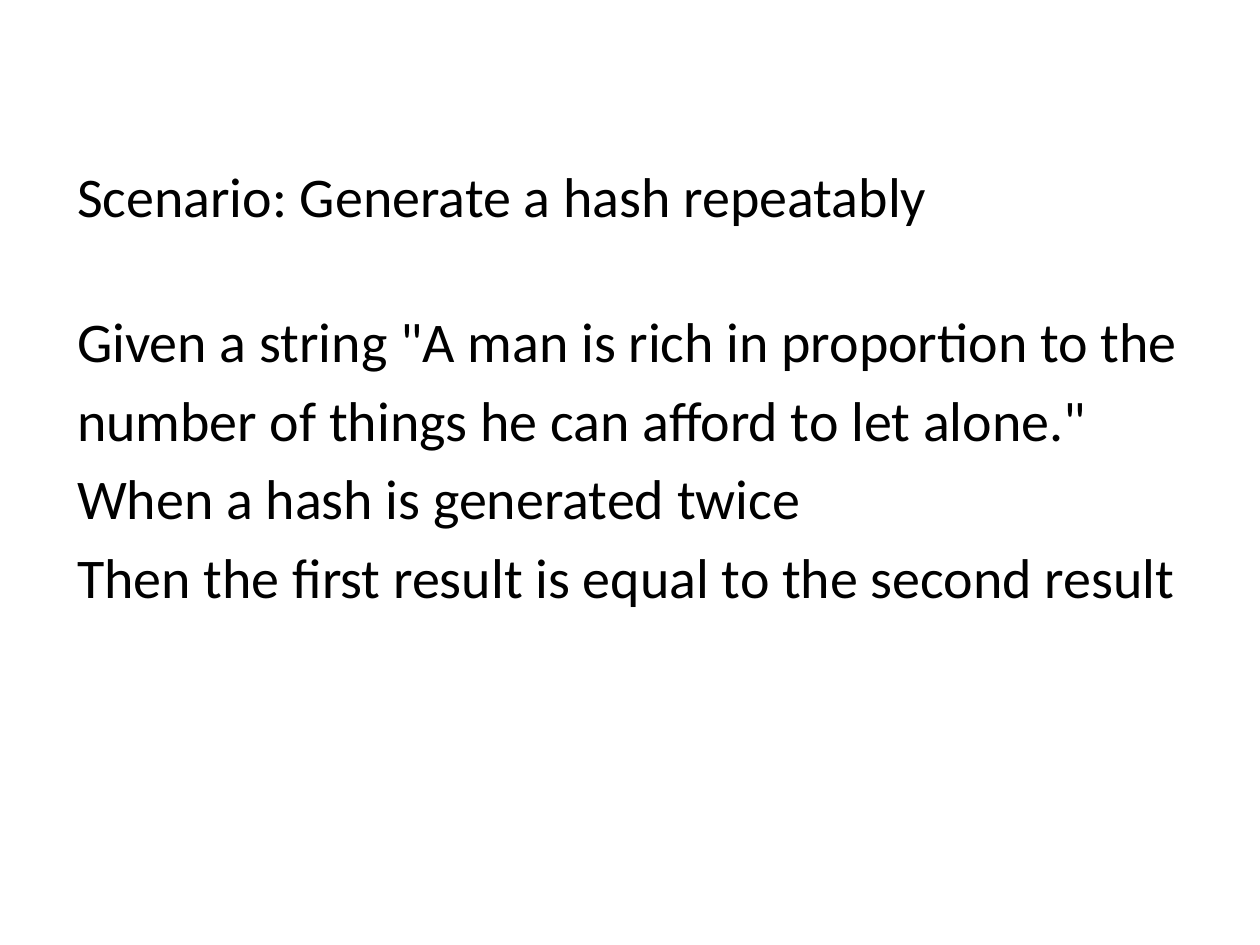
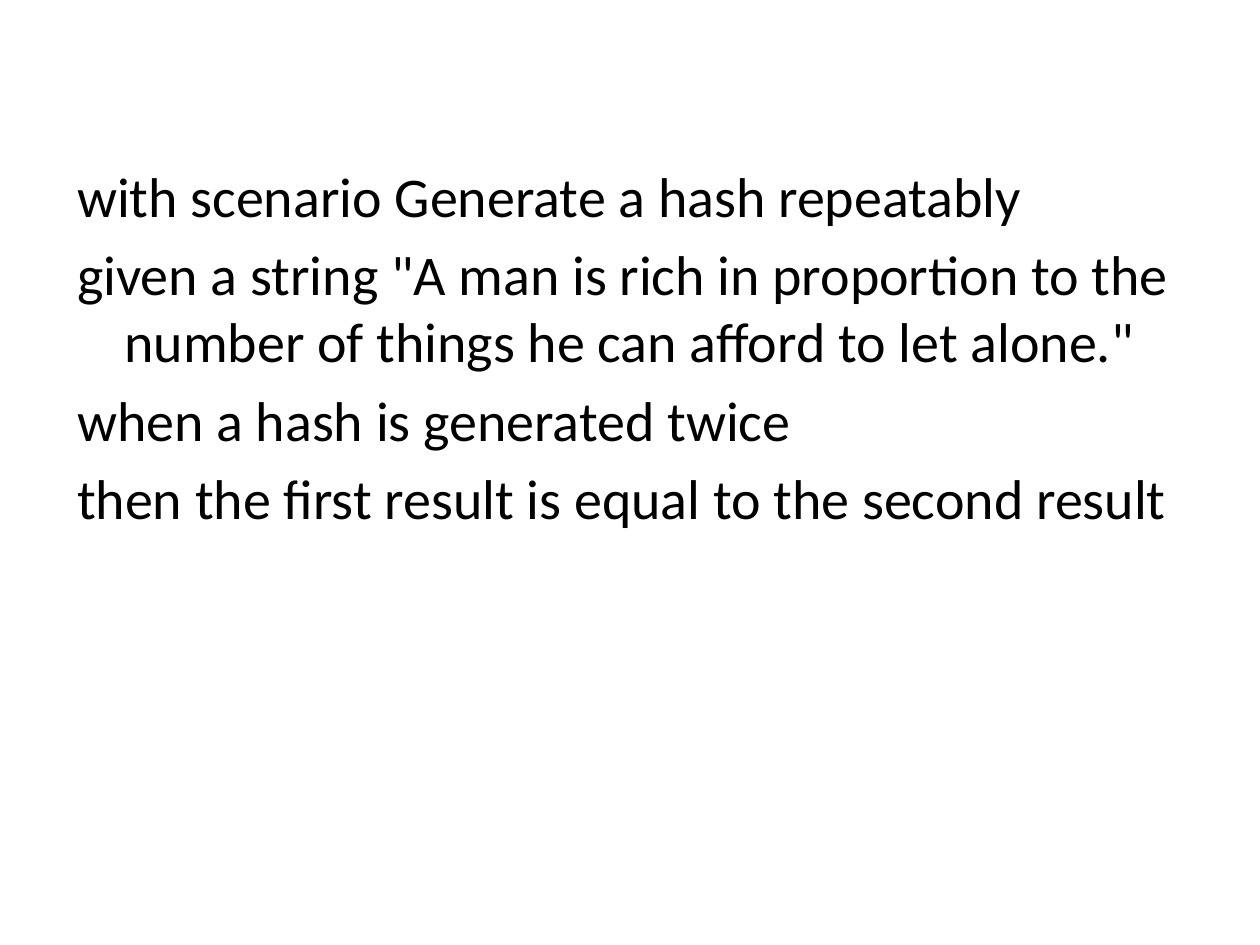
Before and after one commit to liammclennan/Liam-s-Presentations, a slide deck: slide 10 of storyq/Behaviour-Driven Development.pptx (slide 7 before the commit). Drawn at 1260x945 pixels with LibreOffice and Linux fonts; fonts in the diff are those of the drawing. Boxes give left, top, right and bottom in pixels: in the first picture for what was removed or moved away, otherwise in the second. Text is boxed around its words. In the diff, an @@ line names an element or a change of style, - is before the commit and + after.

```diff
--- a/storyq/Behaviour-Driven Development.pptx
+++ b/storyq/Behaviour-Driven Development.pptx
@@ text at [77,178,1168,528]: text changed @@
-Scenario: Generate a hash repeatably
-Given a string "A man is rich in proportion to the
-number of things he can afford to let alone."
-When a hash is generated twice
-Then the first result is equal to the second result
+with scenario Generate a hash repeatably
+given a string "A man is rich in proportion to the number of things he can afford to let alone."
+when a hash is generated twice
+then the first result is equal to the second result
```
Also in this commit, not shown: 5 other slides changed, 4 slides added.
